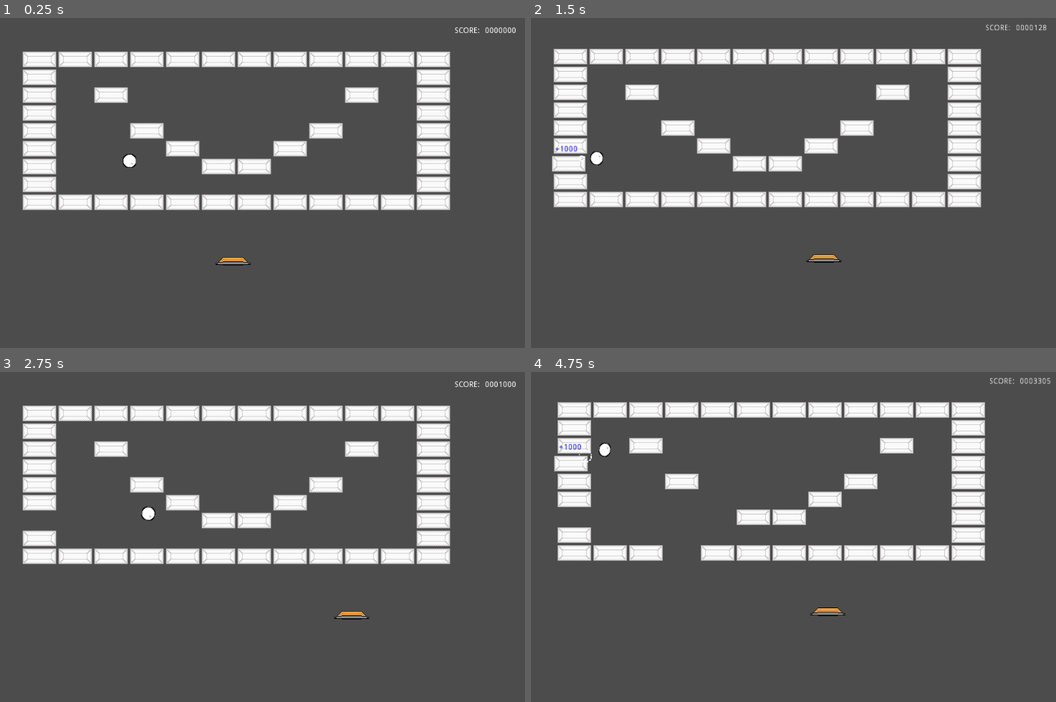
Above: before the commit, frames 1-4 (two rows, left to right).
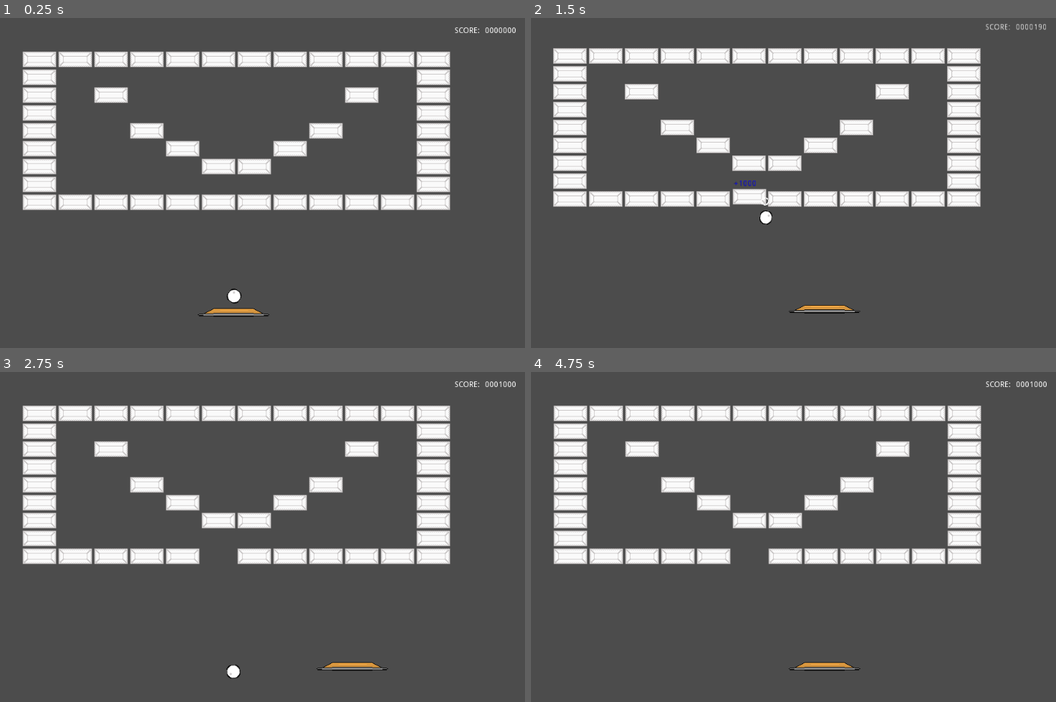
Above: after the commit, the same moments.

Repository: Anatolij-Grigorjev/Breakout4Godot
Game: Godot game, scene res://BreakoutGame.tscn
Same seed, same stepped clock (60 frames per second), same inputs: the game is played once before the commit and once after it.
Inputs (mouse positions are in pixels of both pictures, inside the frame that each line leads up to):
- Up to frame 1 (0.25 s): no input
- Up to frame 2 (1.5 s): tap Enter at 0.5 s; move the mouse to (903, 163) at 0.52 s; hold Right (ui_right) 0.53-1.25 s; tap Alt at 0.6 s; click (903, 163) at 0.67 s; drag from (662, 196) to (746, 249) at 1.27 s
- Up to frame 3 (2.75 s): move the mouse to (299, 461) at 2.02 s; hold Right (ui_right) from 2.03 s (still down); tap Shift at 2.1 s
- Up to frame 4 (4.75 s): release Right (ui_right) at 2.75 s; drag from (746, 603) to (604, 484) at 2.77 s; move the mouse to (945, 583) at 3.52 s; hold Left (ui_left) 3.53-4.25 s; tap Ctrl at 3.6 s; drag from (604, 484) to (688, 451) at 4.27 s

The runs differ from the first frame. In frame 1, 0.6% of the frame differs, in the area x 23-52%, y 41-91%; in frame 2, 6.2%; in frame 3, 1.2%; in frame 4, 12%, in the area x 4-99%, y 1-91%.

Commit message:
make paddle bigger, place paddle and ball into stage

Diff:
--- a/game/BreakoutGame.tscn
+++ b/game/BreakoutGame.tscn
@@ -36,7 +36,8 @@
 position = Vector2( 884, 10 )
 
 [node name="Ball" parent="." instance=ExtResource( 1 )]
-position = Vector2( 328, 263 )
+position = Vector2( 490, 499 )
+direction = Vector2( 0, 1 )
 
 [node name="ParticlesBattery" type="Node2D" parent="."]
 script = ExtResource( 6 )
@@ -52,4 +53,4 @@
 [node name="CollideSmoke5" parent="ParticlesBattery" instance=ExtResource( 4 )]
 
 [node name="Paddle" parent="." instance=ExtResource( 9 )]
-position = Vector2( 488, 442 )
+position = Vector2( 489, 534 )
--- a/game/ball/Ball.gd
+++ b/game/ball/Ball.gd
@@ -41,11 +41,11 @@
 
 	if not collision.collider.is_in_group("barrier"):
 		sprite.rotation = collision.normal.angle()
-		anim.play("hit-squish")
 		currentSpeed = clamp(currentSpeed + speedAdditive, baseSpeed, baseSpeed * maxSpeedCoef)
 		currentSpinRadians = clamp(currentSpinRadians + spinAdditive, baseSpinRadians, baseSpinRadians * maxSpeedCoef)
 
 	if collision.collider.is_in_group("bricks"):
+		anim.play("hit-squish")
 		var tilemap: BricksMap = collision.collider as BricksMap
 		tilemap.bricks_hit_at(collision.position, collision.normal)
 
--- a/game/paddle/Paddle.tscn
+++ b/game/paddle/Paddle.tscn
@@ -7,7 +7,8 @@
 script = ExtResource( 2 )
 
 [node name="Sprite" type="Sprite" parent="."]
+scale = Vector2( 2, 1 )
 texture = ExtResource( 1 )
 
 [node name="CollisionPolygon2D" type="CollisionPolygon2D" parent="."]
-polygon = PoolVector2Array( -32, 4, -18, -7, 18, -7, 32, 4, 31, 7, -31, 7 )
+polygon = PoolVector2Array( -64, 4, -35, -7, 36, -7, 63, 4, 36, 8, -36, 8 )
